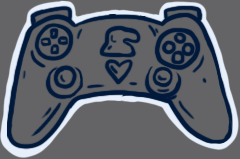
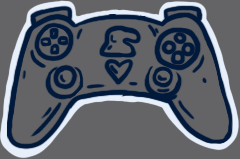
Layers edited between the first and the second (240, 159) image:
added layer "controler" (1st of 2) above "controler" over [0, 0, 239, 159]
